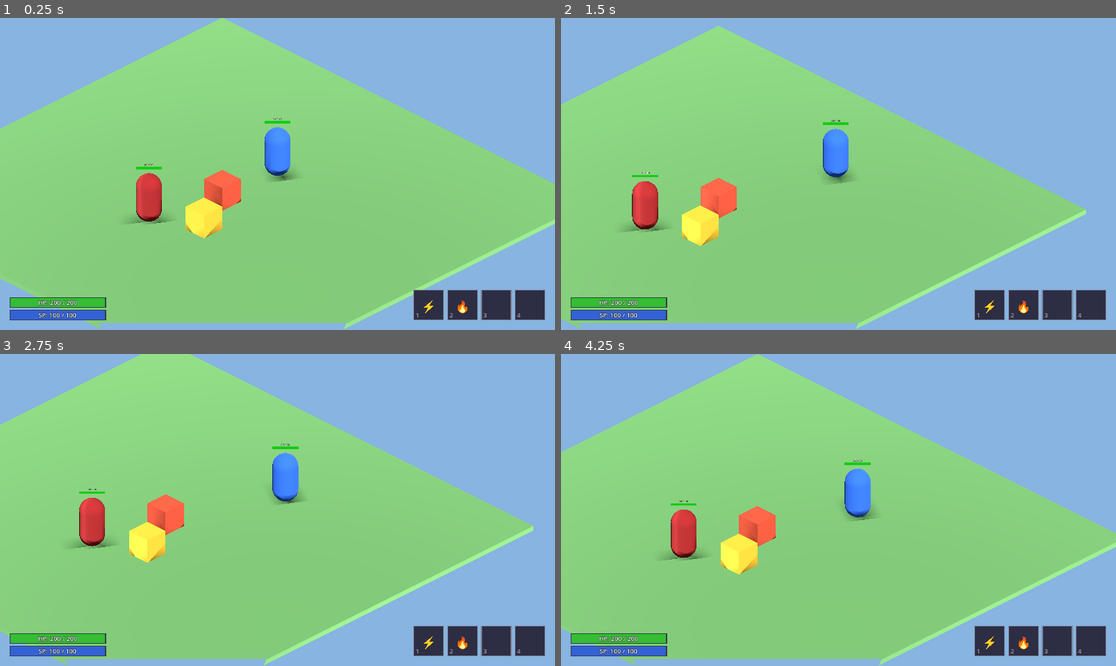
Above: before the commit, frames 1-4 (two rows, left to right).
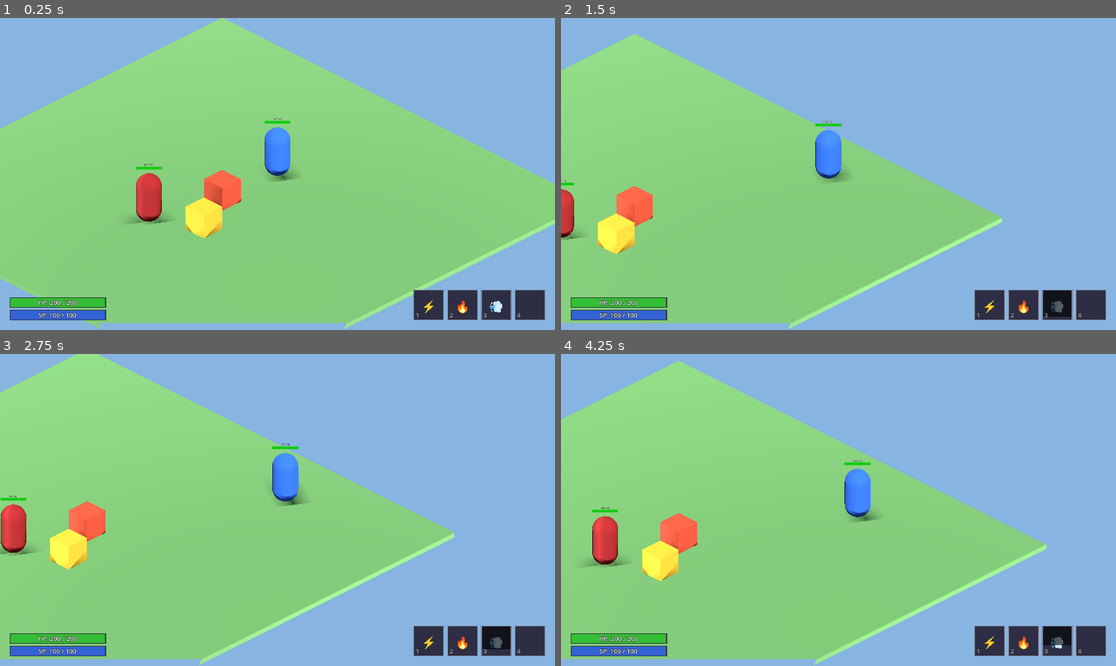
Above: after the commit, the same moments.

Repository: NA-DEGEN-GIRL/godot_practice
Game: Godot game, scene res://test_scene.tscn
Same seed, same stepped clock (60 frames per second), same inputs: the game is played once before the commit and once after it. Sound files missing from this copy of the repository are replaced by a short silence.
Inputs (mouse positions are in pixels of both pictures, inside the frame that each line leads up to):
- Up to frame 1 (0.25 s): no input
- Up to frame 2 (1.5 s): tap Enter at 0.5 s; move the mouse to (960, 158) at 0.52 s; tap 3 at 0.6 s; click (960, 158) at 0.67 s; drag from (727, 189) to (810, 236) at 1.27 s
- Up to frame 3 (2.75 s): move the mouse to (333, 441) at 2.02 s; tap Enter at 2.1 s; click (333, 441) at 2.17 s; tap 3 at 2.3 s
- Up to frame 4 (4.25 s): drag from (810, 572) to (672, 463) at 2.77 s; move the mouse to (1005, 556) at 3.52 s; tap 1 at 3.6 s; click (1005, 556) at 3.67 s; tap 3 at 3.8 s

The runs differ from the first frame. In frame 1, less than 0.1% of the frame differs, in the area x 88-91%, y 90-95%; in frame 2, 21%; in frame 3, 21%; in frame 4, 21%, in the area x 0-100%, y 0-100%.

Commit message:
Add teleport skill (key 3) with effects, collision check, and SFX
- Teleport toward mouse direction (distance 5.0), 10s cooldown
- Particle burst effect at departure/arrival, camera shake
- Destination collision check excludes ground, falls back to shorter distance
- Teleport SFX (fast_teleportation_001.wav)
- Camera shake support added to camera_follow.gd
- Skill bar icon updated (💨)

Co-Authored-By: Claude Opus 4.6 <noreply@anthropic.com>

Diff:
--- a/camera_follow.gd
+++ b/camera_follow.gd
@@ -5,6 +5,9 @@
 
 var _offset: Vector3
 var _target: Node3D
+var _shake_time: float = 0.0
+var _shake_duration: float = 0.0
+var _shake_intensity: float = 0.0
 
 
 func _ready() -> void:
@@ -14,8 +17,23 @@
 		global_position = _target.global_position + _offset
 
 
+func shake(duration: float, intensity: float) -> void:
+	_shake_duration = duration
+	_shake_intensity = intensity
+	_shake_time = 0.0
+
+
 func _process(delta: float) -> void:
 	if not _target:
 		return
 	var desired := _target.global_position + _offset
 	global_position = global_position.lerp(desired, 1.0 - exp(-follow_speed * delta))
+
+	if _shake_time < _shake_duration:
+		_shake_time += delta
+		var decay := 1.0 - (_shake_time / _shake_duration)
+		global_position += Vector3(
+			randf_range(-1.0, 1.0) * _shake_intensity * decay,
+			randf_range(-1.0, 1.0) * _shake_intensity * decay * 0.5,
+			randf_range(-1.0, 1.0) * _shake_intensity * decay
+		)
--- a/player.gd
+++ b/player.gd
@@ -19,7 +19,7 @@
 
 # Skill system (exposed for skill_bar to read)
 var skill_cooldowns: Array[float] = [0.0, 0.0, 0.0, 0.0]
-var skill_max_cooldowns: Array[float] = [1.0, 5.0, 0.0, 0.0]
+var skill_max_cooldowns: Array[float] = [1.0, 5.0, 10.0, 0.0]
 
 var current_hp: float
 var current_sp: float
@@ -33,8 +33,11 @@
 var _flamethrower_time: float = 0.0
 var _flamethrower_effect: Node3D = null
 const FLAMETHROWER_MAX_DURATION := 5.0
+var _teleport_scene: PackedScene
+const TELEPORT_DISTANCE := 5.0
 var _sfx_lightning: AudioStreamPlayer
 var _sfx_fire: AudioStreamPlayer
+var _sfx_teleport: AudioStreamPlayer
 
 
 func _ready() -> void:
@@ -50,6 +53,10 @@
 	_sfx_fire.stream = preload("res://sounds/fire_storm_001.wav")
 	_sfx_fire.finished.connect(_on_fire_sfx_finished)
 	add_child(_sfx_fire)
+	_sfx_teleport = AudioStreamPlayer.new()
+	_sfx_teleport.stream = preload("res://sounds/fast_teleportation_001.wav")
+	add_child(_sfx_teleport)
+	_teleport_scene = preload("res://teleport_effect.tscn")
 	_create_hp_bar()
 
 
@@ -118,7 +125,7 @@
 			match event.keycode:
 				KEY_1: _use_skill(0)
 				KEY_2: _start_flamethrower()
-				KEY_3: _use_skill(2)
+				KEY_3: _cast_teleport()
 				KEY_4: _use_skill(3)
 		elif not event.pressed:
 			match event.keycode:
@@ -258,6 +265,83 @@
 		var t := -from.y / dir.y
 		if t > 0.0:
 			return from + dir * t
+	return global_position
+
+
+func _cast_teleport() -> void:
+	if skill_cooldowns[2] > 0.0:
+		return
+	var ground_pos := _get_mouse_ground_pos()
+	var dir := ground_pos - global_position
+	dir.y = 0.0
+	if dir.length_squared() < 0.01:
+		return
+	dir = dir.normalized()
+
+	var dest := global_position + dir * TELEPORT_DISTANCE
+	dest.y = 0.0
+
+	# Clamp to map bounds
+	dest.x = clampf(dest.x, -9.5, 9.5)
+	dest.z = clampf(dest.z, -9.5, 9.5)
+
+	# Check if destination is clear of other objects
+	dest = _find_clear_teleport_pos(dest)
+
+	# Start cooldown
+	skill_cooldowns[2] = skill_max_cooldowns[2]
+
+	# Sound + departure effect
+	_sfx_teleport.play()
+	var depart_fx := _teleport_scene.instantiate()
+	depart_fx.global_position = global_position + Vector3(0, 0.5, 0)
+	get_tree().current_scene.add_child(depart_fx)
+
+	# Teleport
+	global_position = dest
+	_target = dest
+	_moving = false
+	_attack_target = null
+	velocity = Vector3.ZERO
+
+	# Spawn arrival effect
+	var arrive_fx := _teleport_scene.instantiate()
+	arrive_fx.global_position = dest + Vector3(0, 0.5, 0)
+	get_tree().current_scene.add_child(arrive_fx)
+
+	# Camera shake
+	var camera := get_viewport().get_camera_3d()
+	if camera and camera.has_method("shake"):
+		camera.shake(0.25, 0.15)
+
+
+func _find_clear_teleport_pos(target: Vector3) -> Vector3:
+	var space := get_world_3d().direct_space_state
+	var shape := SphereShape3D.new()
+	shape.radius = 0.5
+	var params := PhysicsShapeQueryParameters3D.new()
+	params.shape = shape
+	params.transform = Transform3D(Basis.IDENTITY, target + Vector3(0, 1, 0))
+	params.exclude = [get_rid()]
+	params.collide_with_areas = false
+	# Exclude ground by checking results manually
+	var hits := space.intersect_shape(params, 8)
+	hits = hits.filter(func(h): return h.collider != null and not (h.collider is StaticBody3D and h.collider.name == "Ground"))
+	if hits.is_empty():
+		return target
+	# Try slightly shorter distances
+	var dir := (target - global_position).normalized()
+	for step in range(4, 0, -1):
+		var test_pos := global_position + dir * (TELEPORT_DISTANCE * step / 5.0)
+		test_pos.y = 0.0
+		test_pos.x = clampf(test_pos.x, -9.5, 9.5)
+		test_pos.z = clampf(test_pos.z, -9.5, 9.5)
+		params.transform = Transform3D(Basis.IDENTITY, test_pos + Vector3(0, 1, 0))
+		hits = space.intersect_shape(params, 8)
+		hits = hits.filter(func(h): return h.collider != null and not (h.collider is StaticBody3D and h.collider.name == "Ground"))
+		if hits.is_empty():
+			return test_pos
+	# All positions blocked, return original position (skill is consumed)
 	return global_position
 
 
--- a/skill_bar.gd
+++ b/skill_bar.gd
@@ -4,7 +4,7 @@
 const GAP := 6
 const MARGIN := 20
 const BORDER := 2
-const ICONS := ["⚡", "🔥", "", ""]
+const ICONS := ["⚡", "🔥", "💨", ""]
 
 const GAUGE_W := 200
 const GAUGE_H := 22
--- /dev/null
+++ b/teleport_effect.gd
@@ -0,0 +1,63 @@
+extends Node3D
+
+
+func _ready() -> void:
+	_setup_particles()
+	_setup_light()
+	var tween := create_tween()
+	tween.tween_interval(1.0)
+	tween.tween_callback(queue_free)
+
+
+func _setup_particles() -> void:
+	var particles := GPUParticles3D.new()
+	particles.amount = 32
+	particles.lifetime = 0.6
+	particles.one_shot = true
+	particles.explosiveness = 1.0
+
+	var mat := ParticleProcessMaterial.new()
+	mat.direction = Vector3(0, 1, 0)
+	mat.spread = 180.0
+	mat.initial_velocity_min = 3.0
+	mat.initial_velocity_max = 5.0
+	mat.gravity = Vector3(0, -2.0, 0)
+	mat.scale_min = 0.2
+	mat.scale_max = 0.5
+	mat.emission_shape = ParticleProcessMaterial.EMISSION_SHAPE_SPHERE
+	mat.emission_sphere_radius = 0.3
+
+	var gradient := Gradient.new()
+	gradient.colors = PackedColorArray([
+		Color(0.5, 0.7, 1.0, 0.9),
+		Color(0.6, 0.4, 1.0, 0.6),
+		Color(0.3, 0.2, 0.8, 0.0)
+	])
+	gradient.offsets = PackedFloat32Array([0.0, 0.4, 1.0])
+	var grad_tex := GradientTexture1D.new()
+	grad_tex.gradient = gradient
+	mat.color_ramp = grad_tex
+
+	particles.process_material = mat
+
+	var quad := QuadMesh.new()
+	quad.size = Vector2(0.25, 0.25)
+	var quad_mat := StandardMaterial3D.new()
+	quad_mat.shading_mode = BaseMaterial3D.SHADING_MODE_UNSHADED
+	quad_mat.transparency = BaseMaterial3D.TRANSPARENCY_ALPHA
+	quad_mat.billboard_mode = BaseMaterial3D.BILLBOARD_ENABLED
+	quad_mat.vertex_color_use_as_albedo = true
+	quad.material = quad_mat
+	particles.draw_pass_1 = quad
+
+	add_child(particles)
+
+
+func _setup_light() -> void:
+	var light := OmniLight3D.new()
+	light.light_color = Color(0.5, 0.4, 1.0, 1.0)
+	light.light_energy = 5.0
+	light.omni_range = 4.0
+	add_child(light)
+	var tween := create_tween()
+	tween.tween_property(light, "light_energy", 0.0, 0.4)
--- /dev/null
+++ b/teleport_effect.tscn
@@ -0,0 +1,6 @@
+[gd_scene load_steps=2 format=3]
+
+[ext_resource type="Script" path="res://teleport_effect.gd" id="1"]
+
+[node name="TeleportEffect" type="Node3D"]
+script = ExtResource("1")
Not shown, added: sounds/fast_teleportation_001.wav.import
Not shown, added: teleport_effect.gd.uid
Not shown, added: sounds/fast_teleportation_001.wav
